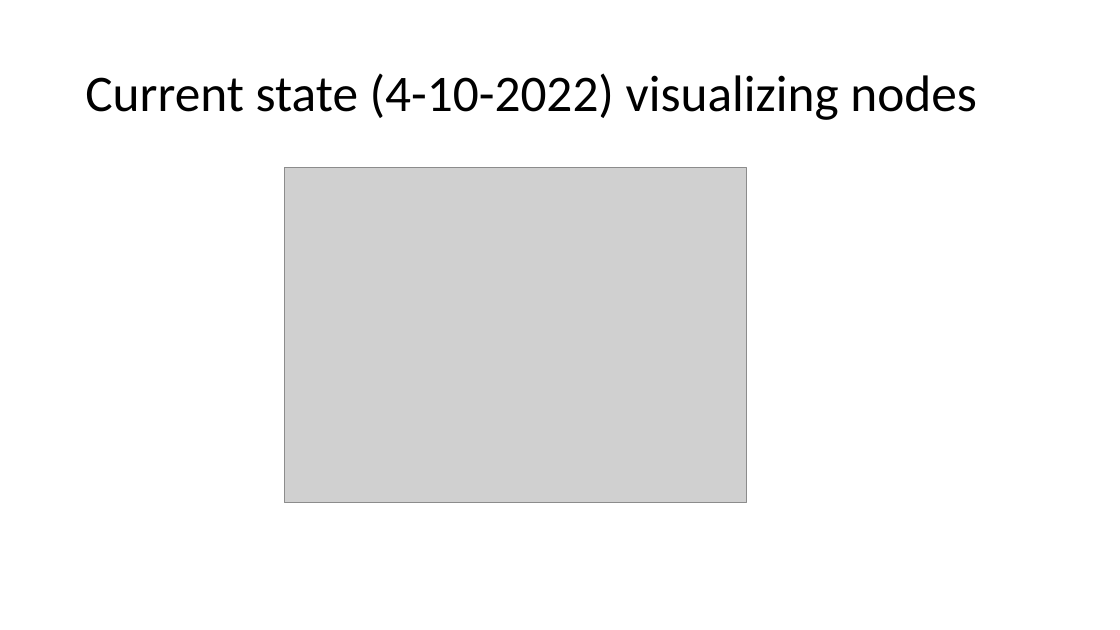
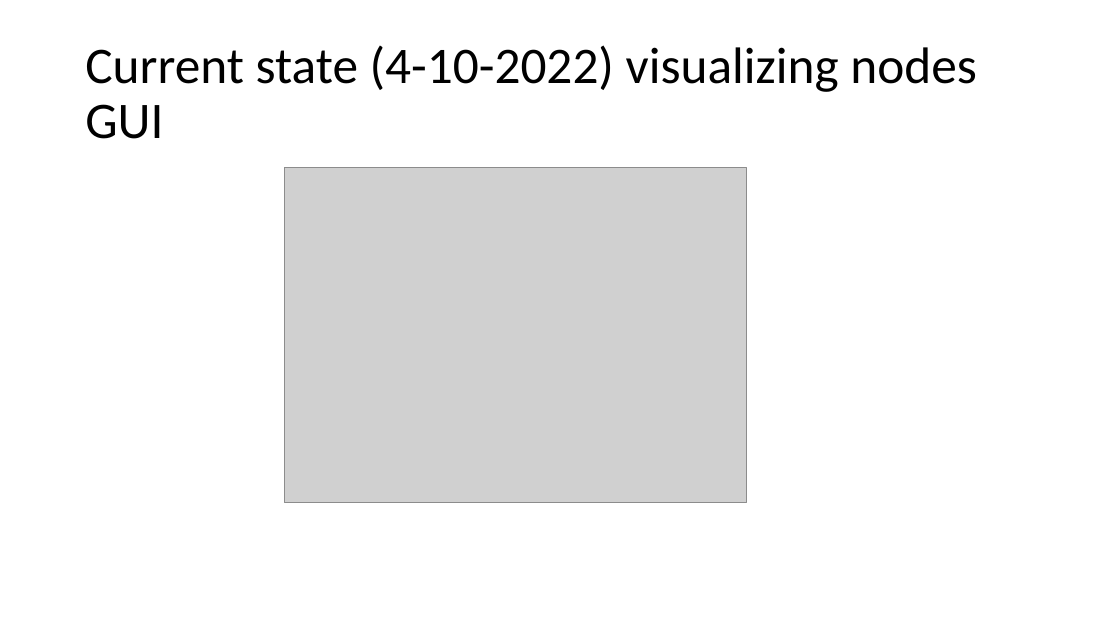
Before and after one commit to ADAALMAN/ADome-GUI, a slide deck: slide 10 of Progression/ADome GUI progression.pptx. Drawn at 1120x630 pixels with LibreOffice and Linux fonts; fonts in the diff are those of the drawing; grey boxes stand for pictures. Boxes give left, top, right and bottom in pixels: in the first picture for what was removed or moved away, otherwise in the second. Text is boxed around its words. In the diff, an @@ line names an element or a change of style, - is before the commit and + after.

```diff
--- a/Progression/ADome GUI progression.pptx
+++ b/Progression/ADome GUI progression.pptx
@@ title at [85, 45, 977, 139]: text changed @@
-Current state (4-10-2022) visualizing nodes
+Current state (4-10-2022) visualizing nodes GUI
```
Also in this commit, not shown: 2 other slides changed, 3 other files.
